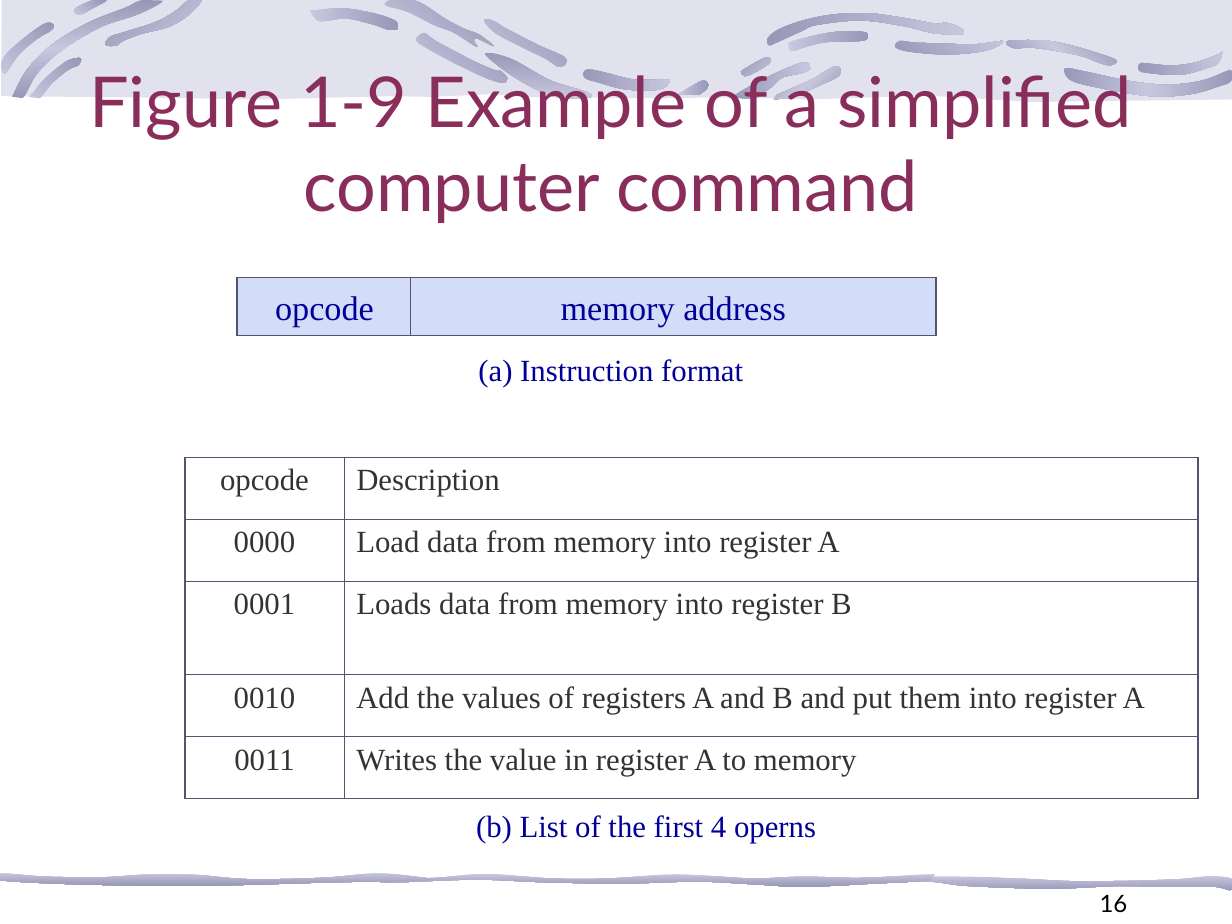
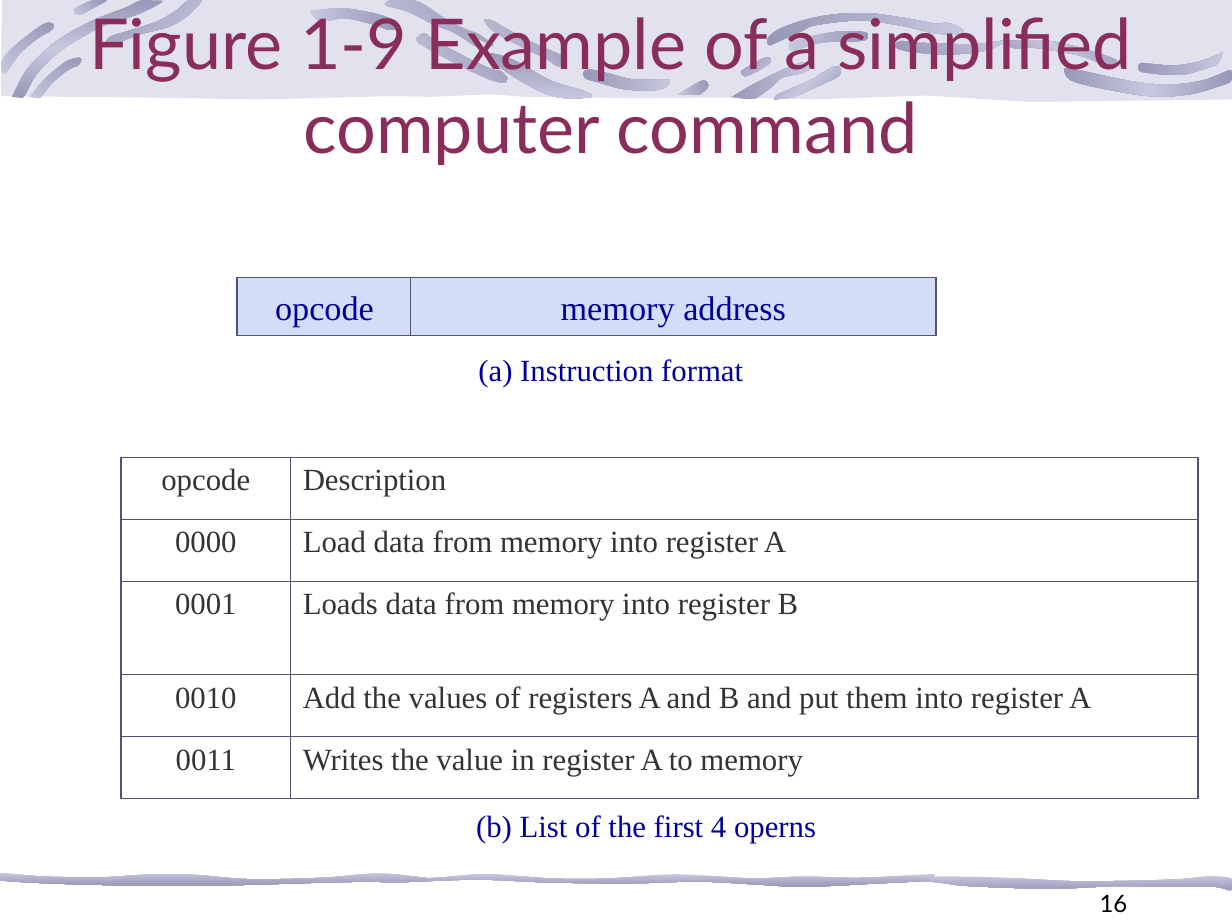
Before and after one commit to kevincdj3269-hash/Operating_System-, a slide deck: slide 16 of Course PPT/CH 1/Chapter 1 Introduction to Operating Systems.pptx.ppt. Drawn at 1232x924 pixels with LibreOffice and Linux fonts; fonts in the diff are those of the drawing; background and template pictures are left out. Boxes give left, top, right and bottom in pixels: in the first picture for what was removed or moved away, otherwise in the second. Text is boxed around its words. In the diff, an @@ line names an element or a change of style, - is before the commit and + after.

```diff
--- a/Course PPT/CH 1/Chapter 1 Introduction to Operating Systems.pptx.ppt
+++ b/Course PPT/CH 1/Chapter 1 Introduction to Operating Systems.pptx.ppt
@@ title "Figure 1-9 Example of a ...": place and size @@
-title "Figure 1-9 Example of a ..." at <box>89,66,1131,223</box>
+title "Figure 1-9 Example of a ..." at <box>89,8,1131,165</box>
@@ table: place and size @@
-table at <box>185,457,1198,798</box>
+table at <box>121,457,1198,798</box>
```
Also in this commit, not shown: 17 other slides changed.
